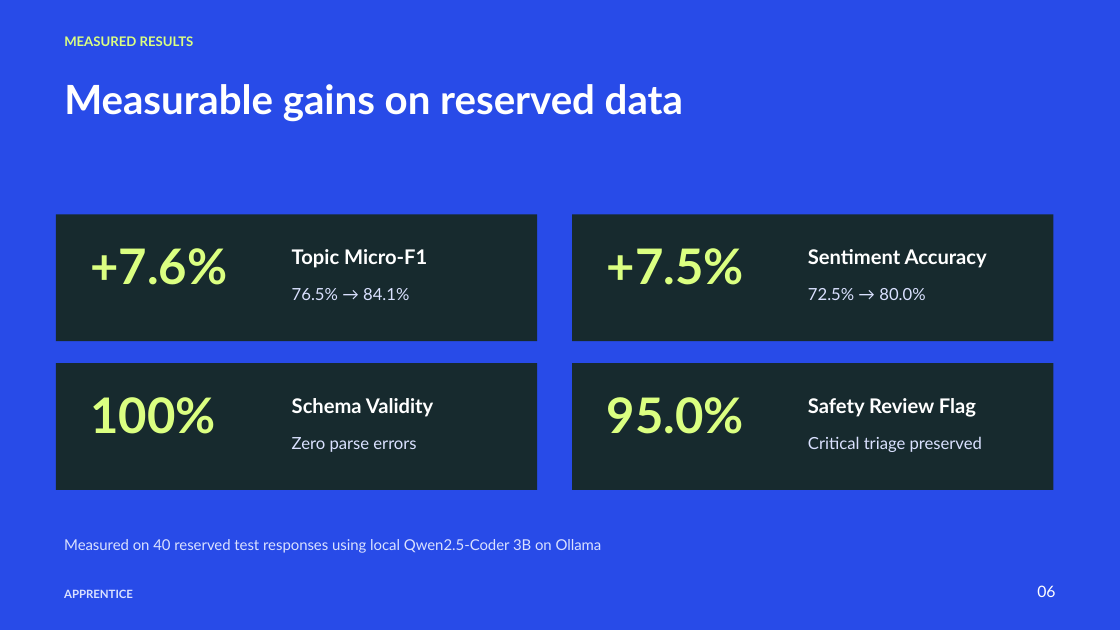
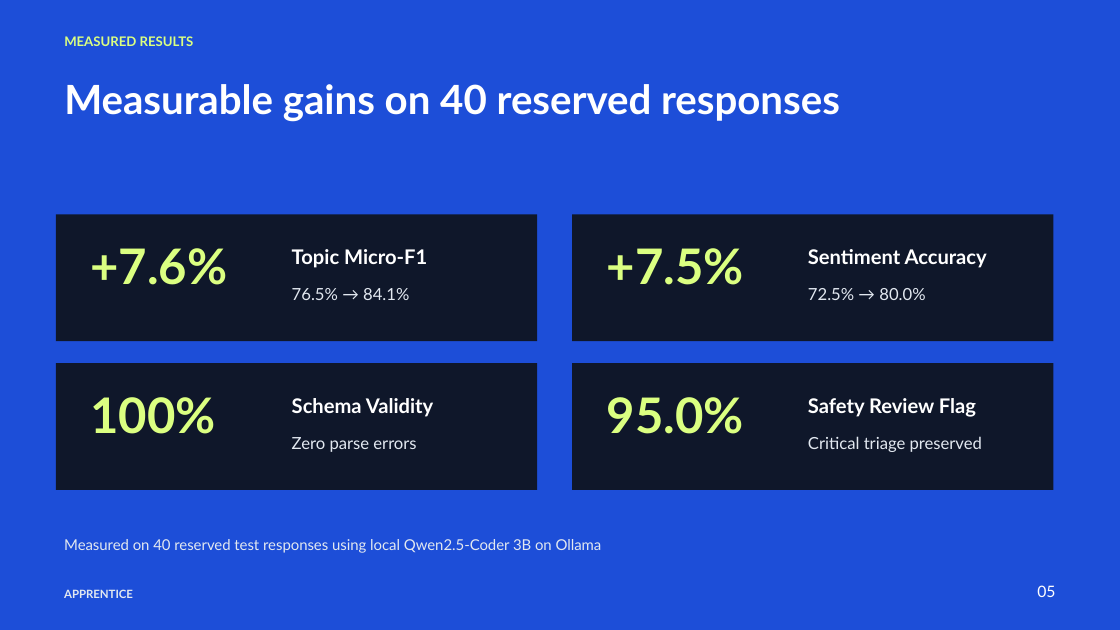
Before and after one commit to zedk1929/local-ai-job-trainer, a slide deck: slide 5 of pitch-deliverables/output/Apprentice_Draft_2.pptx (slide 6 before the commit). Drawn at 1120x630 pixels with LibreOffice and Linux fonts; fonts in the diff are those of the drawing. Boxes give left, top, right and bottom in pixels: in the first picture for what was removed or moved away, otherwise in the second. Text is boxed around its words. In the diff, an @@ line names an element or a change of style, - is before the commit and + after.

Commit message:
feat(pitch): streamline presentation to 6 high-impact slides with OpenAI-style typography and presenter cue bullet points

```diff
--- a/pitch-deliverables/output/Apprentice_Draft_2.pptx
+++ b/pitch-deliverables/output/Apprentice_Draft_2.pptx
@@ background #284BE8 to #1D4ED8 @@
@@ text at box(64, 84, 840, 122): text changed @@
-Measurable gains on reserved data
+Measurable gains on 40 reserved responses
@@ fill #172A2E to #0F172A in 4 elements at box(56, 214, 538, 341), box(572, 214, 1054, 341), box(56, 363, 538, 490), box(572, 363, 1054, 490) @@
@@ text colour #DAE1FF to #E2E8F0 in 6 elements at box(64, 589, 133, 598), box(292, 288, 409, 300), box(808, 288, 925, 300), box(292, 437, 416, 452), box(808, 436, 982, 452), box(64, 539, 602, 553) @@
@@ text at box(1037, 585, 1055, 597): text changed @@
-06
+05
```
Also in this commit, not shown: 5 other slides changed, 4 slides removed, 12 other files.
